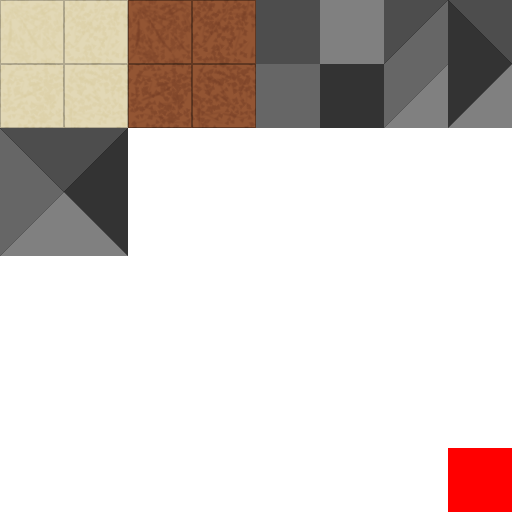
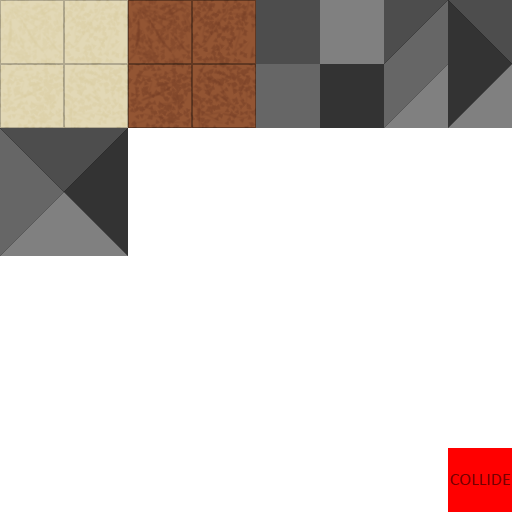
Comparing the layer stacks of the two 512 × 512 images. Changes:
painted on "Layer 1" over left=450, top=474, right=511, bottom=485
